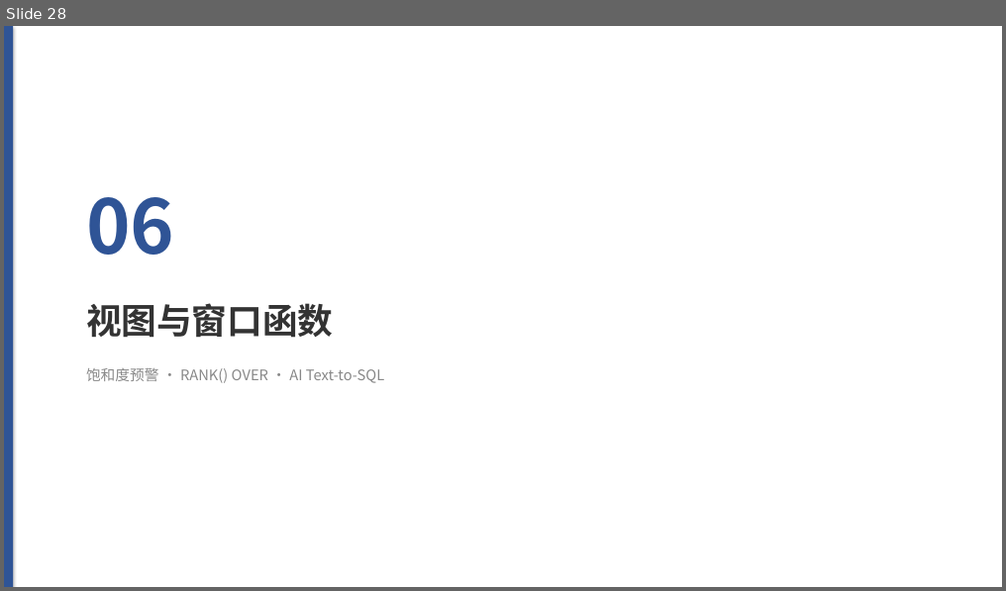
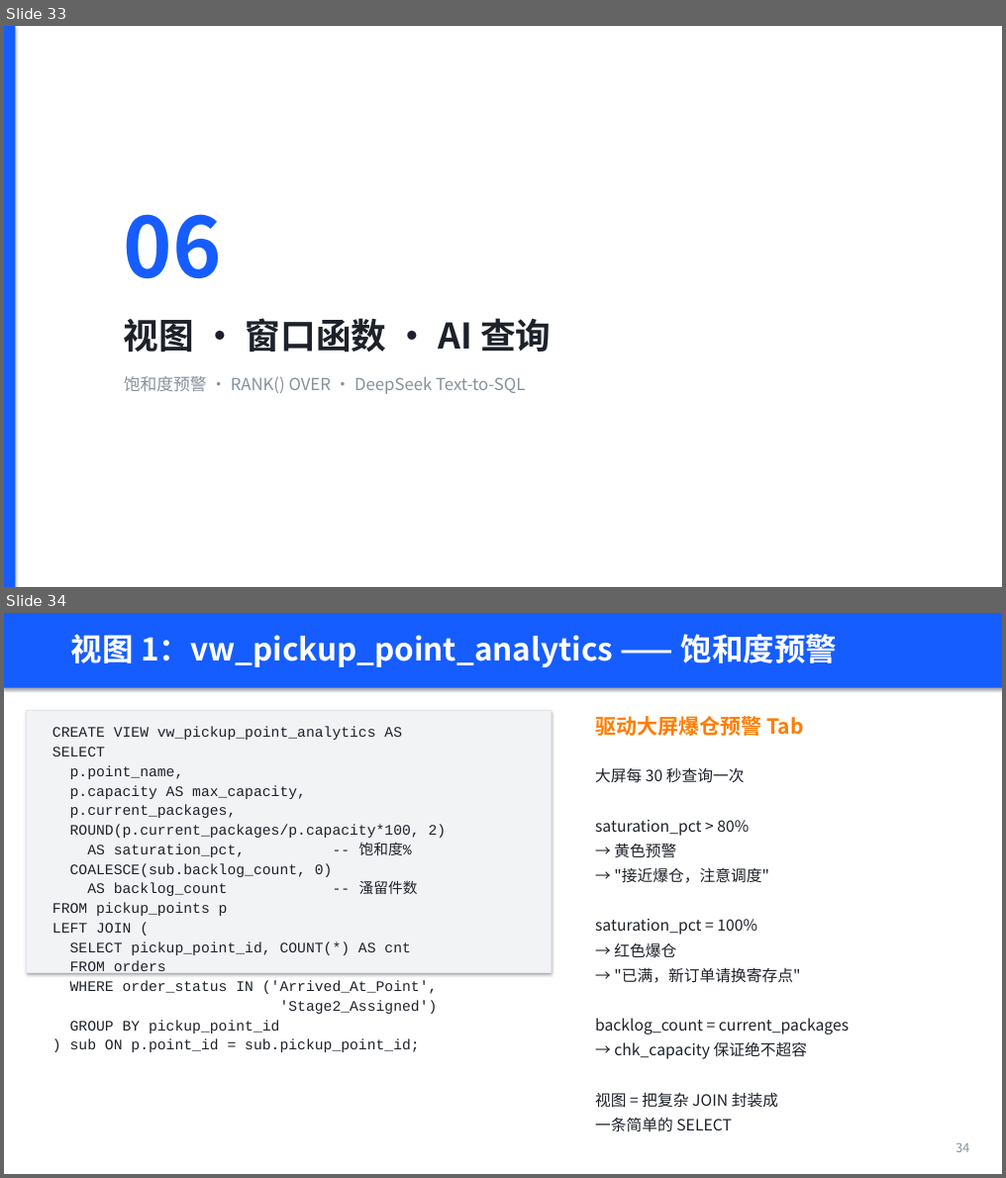
Before and after one commit to sou1maker/database, a slide deck: 校园外卖两段式配送系统_答辩汇报.pptx. Shown one above the other, each under a label of ours: slide 28 before the commit, slides 33 and 34 after it. The pictures are 1006x591 and 1006x1178 pixels, drawn with LibreOffice and Linux fonts; fonts in the diff are those of the drawing. Boxes give left, top, right and bottom in pixels: in the first picture for what was removed or moved away, otherwise in the second. Text is boxed around its words. In the diff, an @@ line names an element or a change of style, - is before the commit and + after.

```diff
--- a/校园外卖两段式配送系统_答辩汇报.pptx
+++ b/校园外卖两段式配送系统_答辩汇报.pptx
@@ slide 34 added at (x1=4, y1=613, x2=1002, y2=1174), background #FFFFFF @@
@@ rectangle added at (x1=4, y1=613, x2=1002, y2=688), fill #165DFF @@
@@ text added at (x1=71, y1=634, x2=837, y2=667), 30 pt, text #FFFFFF, bold @@
+视图 1：vw_pickup_point_analytics —— 饱和度预警
@@ rectangle added at (x1=27, y1=710, x2=550, y2=972), fill #F2F3F5, outline #E5E6EB 0.5 pt @@
@@ text added at (x1=53, y1=727, x2=447, y2=1053), 14 pt, text #1D2129 @@
+CREATE VIEW vw_pickup_point_analytics AS
+SELECT
+p.point_name,
+p.capacity AS max_capacity,
+p.current_packages,
+ROUND(p.current_packages/p.capacity*100, 2)
+AS saturation_pct, -- 饱和度%
+COALESCE(sub.backlog_count, 0)
+AS backlog_count -- 溞留件数
+FROM pickup_points p
+LEFT JOIN (
+SELECT pickup_point_id, COUNT(*) AS cnt
+FROM orders
+WHERE order_status IN ('Arrived_At_Point',
+'Stage2_Assigned')
+GROUP BY pickup_point_id
+) sub ON p.point_id = sub.pickup_point_id;
@@ text added at (x1=595, y1=716, x2=804, y2=736), 20 pt, text #FF7D00, bold @@
+驱动大屏爆仓预警 Tab
@@ text added at (x1=595, y1=767, x2=848, y2=1133), 15 pt, text #1D2129 @@
+大屏每 30 秒查询一次
+saturation_pct > 80%
+→ 黄色预警
+→ "接近爆仓，注意调度"
+saturation_pct = 100%
+→ 红色爆仓
+→ "已满，新订单请换寄存点"
+backlog_count = current_packages
+→ chk_capacity 保证绝不超容
+视图 = 把复杂 JOIN 封装成
+一条简单的 SELECT
@@ text added at (x1=955, y1=1143, x2=969, y2=1153), 12 pt, text #86909C @@
+34
@@ what was slide 28 is now slide 33 @@
@@ slide 33 changed as well @@
@@ rectangle at (x1=4, y1=26, x2=15, y2=587): fill #2F5496 to #165DFF @@
@@ text "06" moved from (x1=86, y1=197, x2=174, y2=255) to (x1=124, y1=214, x2=222, y2=278) @@
@@ text "06" at (x1=124, y1=214, x2=222, y2=278): size 72 to 80 pt, text colour #2F5496 to #165DFF @@
@@ text at (x1=124, y1=318, x2=550, y2=353): text changed; text colour #333333 to #1D2129 @@
-视图与窗口函数
+视图 · 窗口函数 · AI 查询
@@ text at (x1=124, y1=376, x2=525, y2=394): text changed; size 14 to 16 pt; text colour #888888 to #86909C @@
-饱和度预警 · RANK() OVER · AI Text-to-SQL
+饱和度预警 · RANK() OVER · DeepSeek Text-to-SQL
```
Also in this commit, not shown: 32 other slides changed, 13 other slides added, 9 slides removed, 1 other file.
